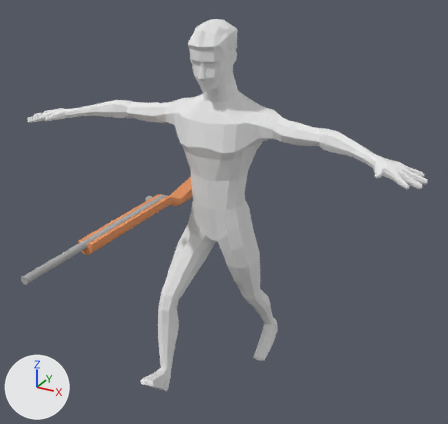
The Blender file Arty_3d/Assets/Models/Player.blend as it was, and as the next commit left it.
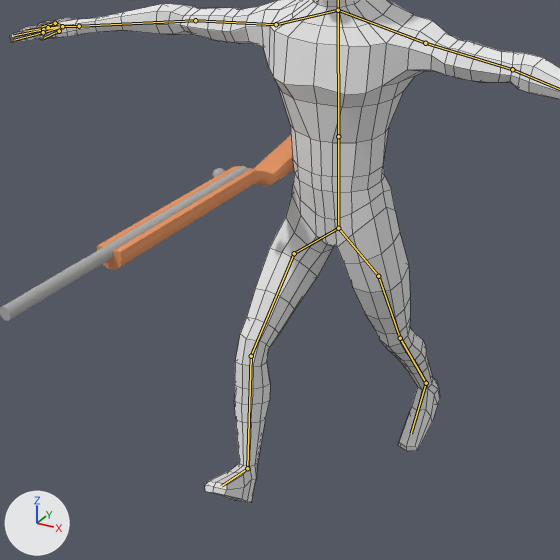
There are two pictures of each version: one whole from a 50 mm camera at (4.86, -8.65, 7.92) aimed at (0.45, -0.63, 3.91), one close up on the part from 5% to 78% of the width and 23% to 100% of the height. Lighting does not change. The marker at lower left points along +X, +Y and +Z. Both versions are drawn at frame 120 of the action 'Walk'; the numbers are the values there. The bones that bend it are drawn over the model as lines in the close-ups. The close-ups show mesh edges as thin lines.

The first close-up shows 'CharacterModel.001', 'Cylinder'.
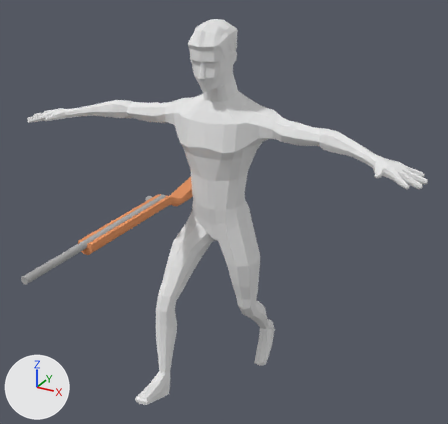
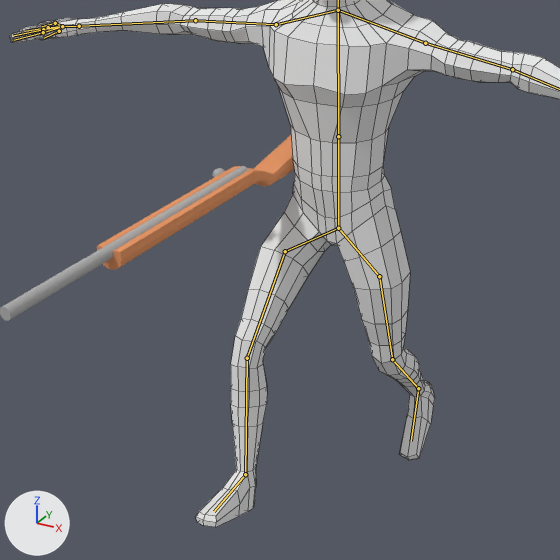
What the commit changed:
Bone 'Bone.032' (bone_bone_032) turns from (1, 4, 6) to (9, -1, -3) degrees about its own x, y and z.
Bone 'Bone.033' (bone_bone_033) turns from (0, 0, 6) to (-7, 1, 1) degrees about its own x, y and z.
Bone 'Bone.034' (bone_bone_034) turns from (0, 0, 19) to (-5, 0, 42) degrees about its own x, y and z.
Bone 'Bone.038' (bone_bone_038) turns from (6, 0, 0) to (1, 2, 5) degrees about its own x, y and z.
Bone 'Bone.035' (bone_bone_035) turns from (13, 10, 13) to (19, 11, 34) degrees about its own x, y and z.
Bone 'Bone.036' (bone_bone_036) turns from (-7, 2, 32) to (-12, 6, 14) degrees about its own x, y and z.
Bone 'Bone.037' (bone_bone_037) turns from (-9, -5, -33) to (-8, 1, -33) degrees about its own x, y and z.
Bone 'Bone.039' (bone_bone_039) turns from (28, 2, -9) to (7, 1, -4) degrees about its own x, y and z.

Where the change shows, as pixel boxes [x1, y1, x2, y2] in the close-ups (560 x 560 px):
'CharacterModel.001', posed
    before: [10, 0, 560, 503]
    after: [10, 0, 560, 527]
bone 'Bone.032', root to tip
    before: (338, 228) to (378, 276)
    after: (338, 228) to (379, 276)
bone 'Bone.033', root to tip
    before: (378, 276) to (400, 338)
    after: (379, 276) to (392, 359)
bone 'Bone.034', root to tip
    before: (400, 338) to (426, 383)
    after: (392, 359) to (418, 388)
bone 'Bone.038', root to tip
    before: (426, 383) to (411, 433)
    after: (418, 388) to (411, 441)
bone 'Bone.035', root to tip
    before: (338, 228) to (294, 253)
    after: (338, 228) to (285, 251)
bone 'Bone.036', root to tip
    before: (294, 253) to (251, 356)
    after: (285, 251) to (247, 358)
bone 'Bone.037', root to tip
    before: (251, 356) to (247, 468)
    after: (247, 358) to (245, 474)
bone 'Bone.039', root to tip
    before: (247, 468) to (221, 486)
    after: (245, 474) to (214, 511)
